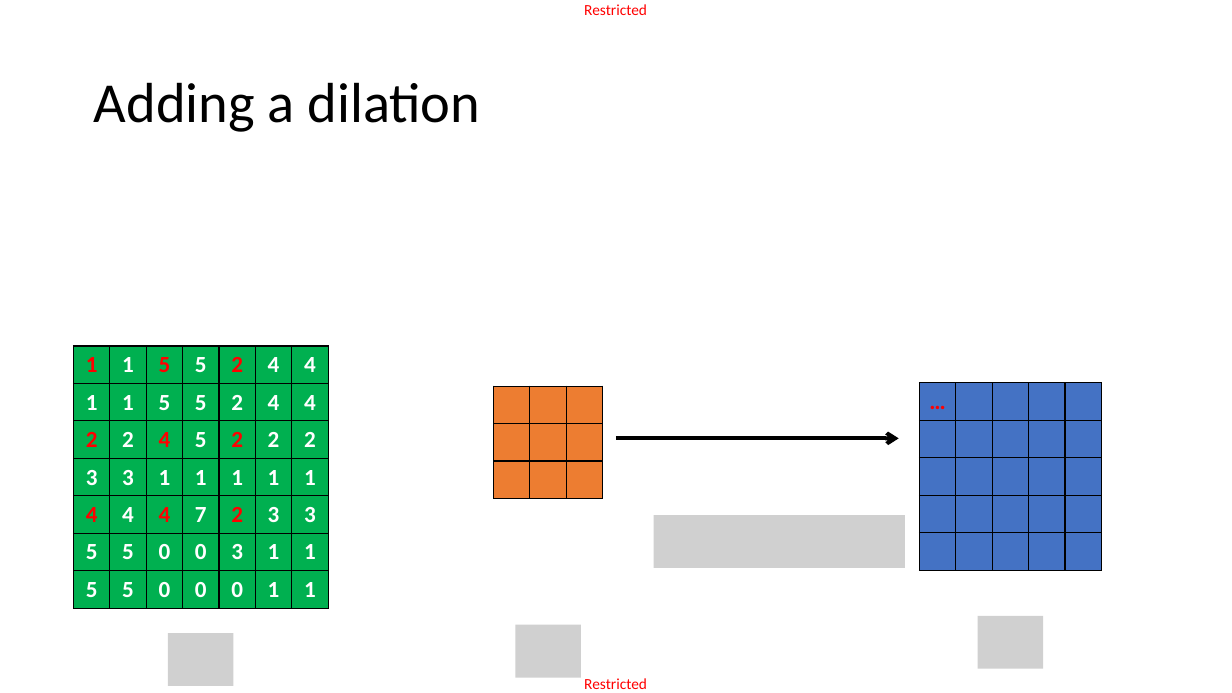
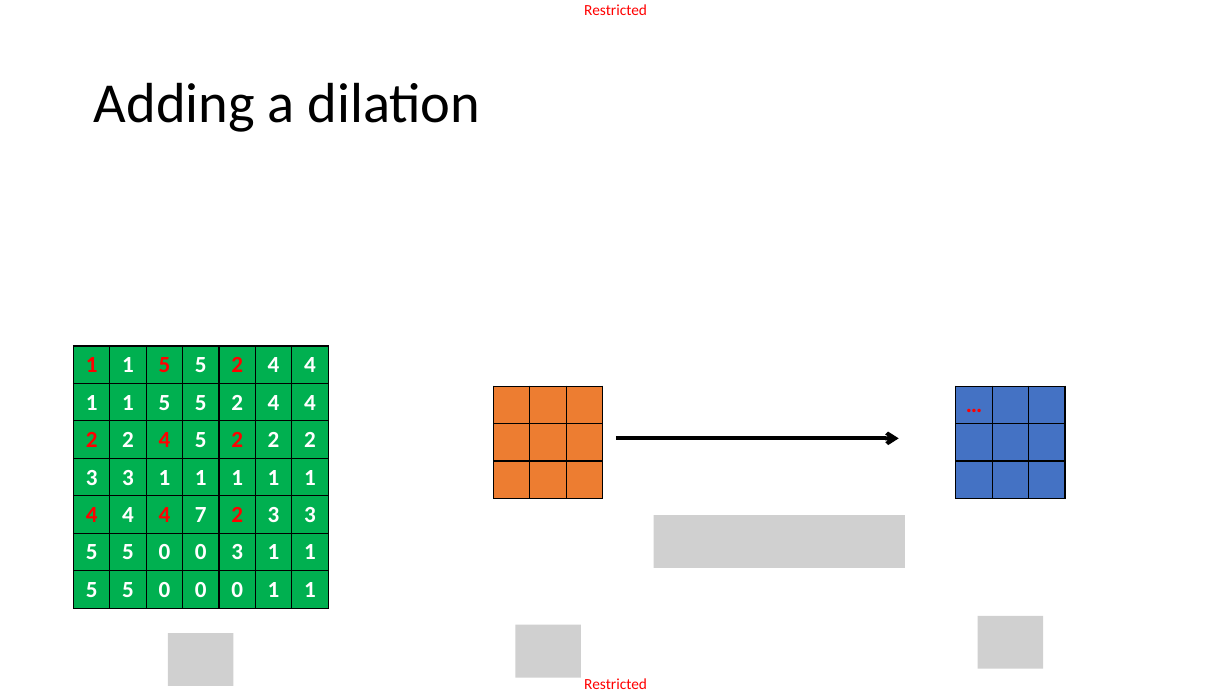
Before and after one commit to matthieudemari/SUTD_DL_50_039, a slide deck: slide 55 of W4/1. W4S1 final/W4S1.pptx (slide 53 before the commit). Drawn at 1232x693 pixels with LibreOffice and Linux fonts; fonts in the diff are those of the drawing; grey boxes stand for pictures. Boxes give left, top, right and bottom in pixels: in the first picture for what was removed or moved away, otherwise in the second. Text is boxed around its words. In the diff, an @@ line names an element or a change of style, - is before the commit and + after.

```diff
--- a/W4/1. W4S1 final/W4S1.pptx
+++ b/W4/1. W4S1 final/W4S1.pptx
@@ table at (956,386,1064,497) @@
-… |  |  |  | 
- |  |  |  | 
- |  |  |  | 
- |  |  |  | 
- |  |  |  | 
+… |  | 
+ |  | 
+ |  | 
@@ table: place and size @@
-table at (920,383,1100,567)
+table at (956,386,1064,497)
```
Also in this commit, not shown: 10 other slides changed, 2 slides added, 2 other files.
